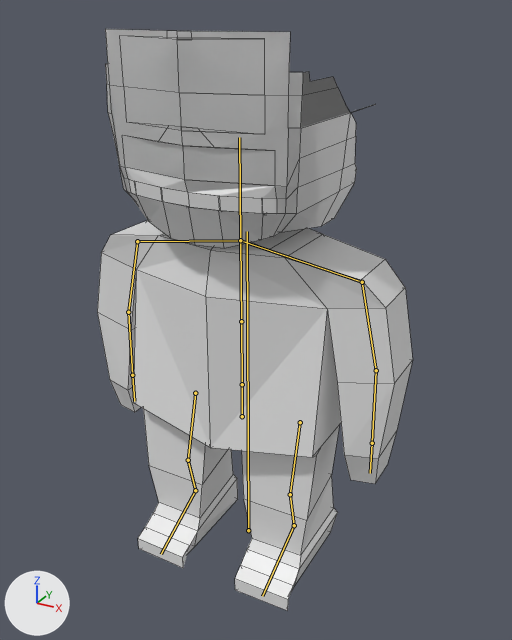
Two versions of the Blender file Body_Default.blend, one commit apart.
The view is the same before and after, from a 50 mm lens placed at (0.902, -1.592, 1.545), pointed at (0.038, -0.02, 0.759). Lighting does not change. The marker at lower left points along +X, +Y and +Z. The bones that bend it are drawn over the model as lines. Mesh edges are drawn as thin lines.
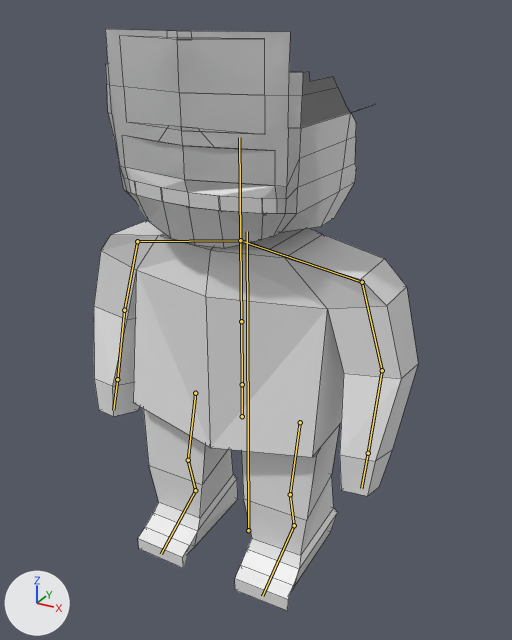
The newer file adds an action. The first version stands in its rest pose; the second is drawn at frame 0 of the action 'Karate.001'.

Where the change shows, as pixel boxes [x1, y1, x2, y2] in the pictures (512 x 640 px):
'Cube', posed: before [97, 29, 413, 611]; after [94, 29, 418, 611]
bone 'UpperArm.L', root to tip: before (362, 282) to (376, 370); after (362, 282) to (382, 370)
bone 'LowerArm.L', root to tip: before (376, 370) to (372, 443); after (382, 370) to (368, 453)
bone 'UpperArm.R', root to tip: before (137, 241) to (128, 312); after (137, 241) to (124, 310)
bone 'LowerArm.R', root to tip: before (128, 312) to (132, 375); after (124, 310) to (117, 379)
bone 'Hand.R', root to tip: before (132, 375) to (134, 401); after (117, 379) to (113, 410)

Edits to the bpy script that builds the scene:
```text
Change bone_upperarm_l:
    where bone_upperarm_l = bpy.data.objects['Armature'].pose.bones['UpperArm.L']  # child of 'Shoulder.L'
    bone_upperarm_l.location: (0.0, 0.0, 0.0) -> (-0.03, 0.1, -0.01)
    bone_upperarm_l.rotation_quaternion: (1.0, 0.0, 0.0, 0.0) -> (0.999, 0.008, 0.0, -0.034)  # degrees (0, 0, 0) -> degrees (1, 0, -4)
Change bone_lowerarm_l:
    where bone_lowerarm_l = bpy.data.objects['Armature'].pose.bones['LowerArm.L']  # child of 'UpperArm.L'
    bone_lowerarm_l.rotation_quaternion: (1.0, 0.0, 0.0, 0.0) -> (0.985, -0.171, -0.009, 0.036)  # degrees (0, 0, 0) -> degrees (-20, 0, 4)
Change bone_upperarm_r:
    where bone_upperarm_r = bpy.data.objects['Armature'].pose.bones['UpperArm.R']  # child of 'Shoulder.R'
    bone_upperarm_r.location: (0.0, 0.0, 0.0) -> (-0.02, -0.11, 0.0)
    bone_upperarm_r.rotation_quaternion: (1.0, 0.0, 0.0, 0.0) -> (0.999, 0.007, 0.0, 0.031)  # degrees (0, 0, 0) -> degrees (1, 0, 4)
Change bone_lowerarm_r:
    where bone_lowerarm_r = bpy.data.objects['Armature'].pose.bones['LowerArm.R']  # child of 'UpperArm.R'
    bone_lowerarm_r.rotation_quaternion: (1.0, 0.0, 0.0, 0.0) -> (0.984, -0.166, 0.006, -0.058)  # degrees (0, 0, 0) -> degrees (-19, 0, -7)
Change bone_hand_r:
    where bone_hand_r = bpy.data.objects['Armature'].pose.bones['Hand.R']  # child of 'LowerArm.R'
    bone_hand_r.rotation_quaternion: (1.0, 0.0, 0.0, 0.0) -> (1.0, 0.0, 0.0, 0.029)  # degrees (0, 0, 0) -> degrees (0, 0, 3)
```
